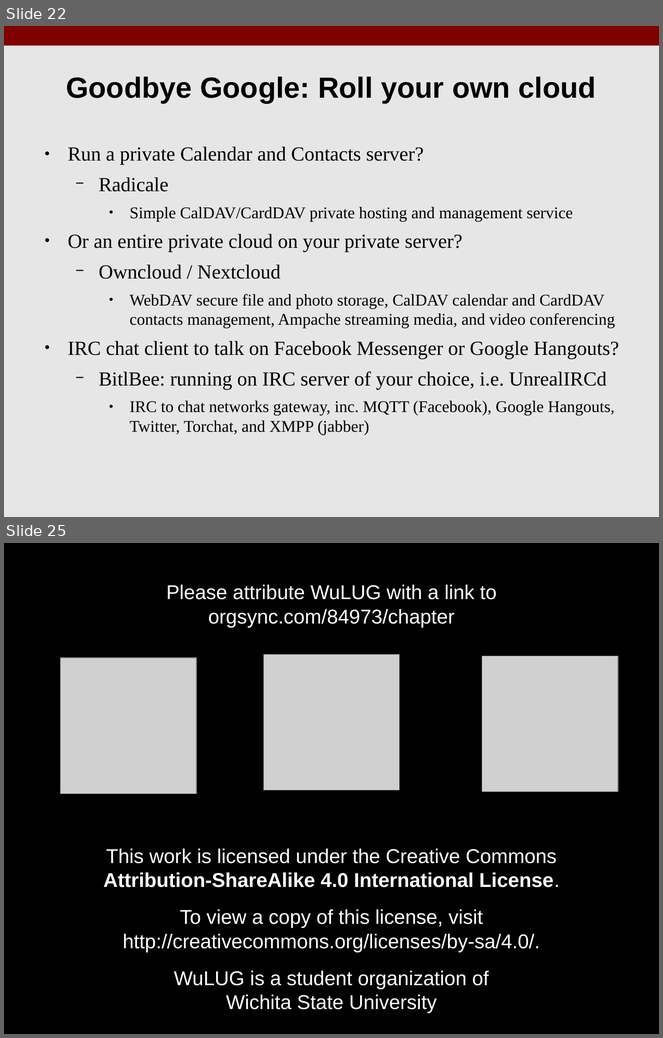
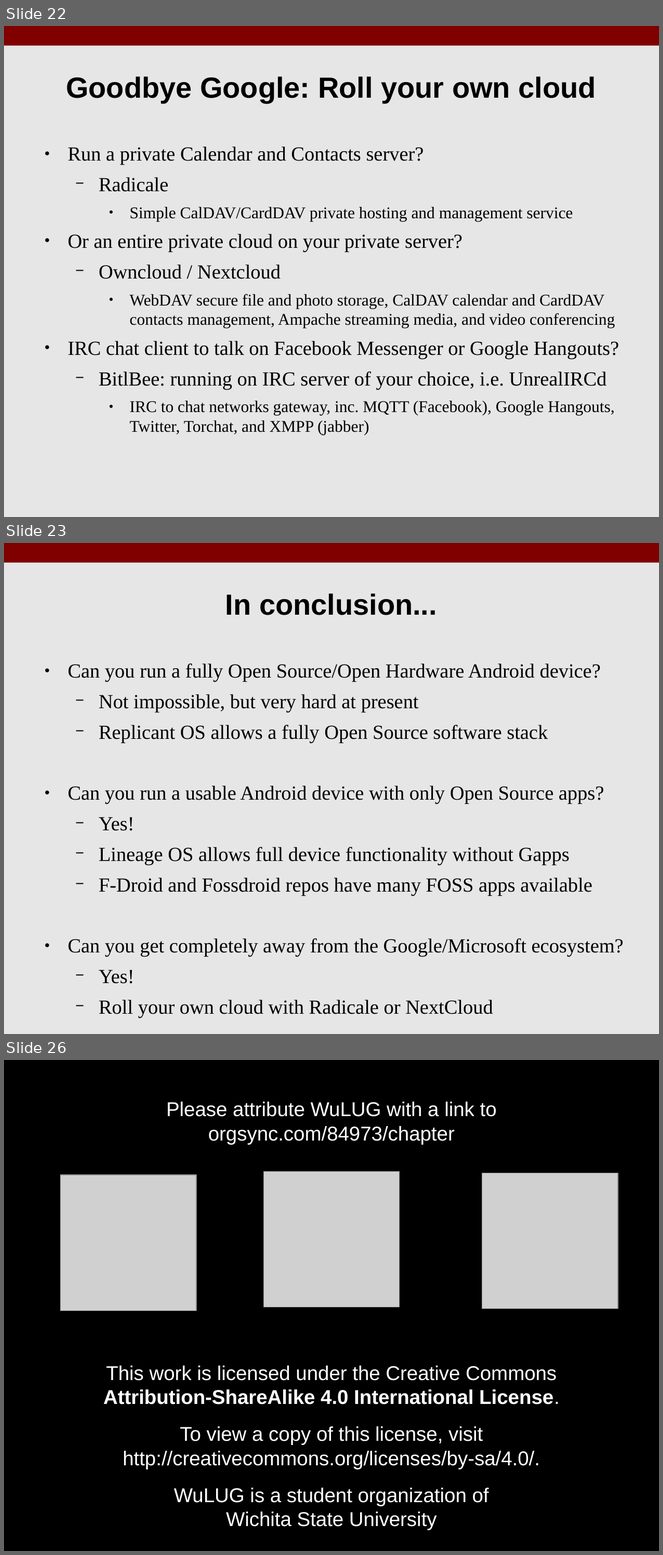
Before and after one commit to benroose/presentations, a slide deck: open_source_android/KLF17_Open_Source_Android.odp. Shown one above the other, each under a label of ours: slides 22 and 25 before the commit, slides 22, 23 and 26 after it; the slides between them are not shown. The pictures are 663x1038 and 663x1555 pixels, drawn with LibreOffice and Linux fonts; fonts in the diff are those of the drawing; grey boxes stand for pictures. Boxes give left, top, right and bottom in pixels: in the first picture for what was removed or moved away, otherwise in the second. Text is boxed around its words. In the diff, an @@ line names an element or a change of style, - is before the commit and + after.

Commit message:
updates to android pres slides

```diff
--- a/open_source_android/KLF17_Open_Source_Android.odp
+++ b/open_source_android/KLF17_Open_Source_Android.odp
@@ slide 23 added at bbox=[4, 543, 659, 1034], background #E6E6E6; not listed: 1 template element that a slide beside it also shows @@
@@ title added at bbox=[226, 593, 437, 615], 32 pt, text #000000, bold @@
+In conclusion...
@@ text added at bbox=[68, 664, 624, 1018], 22 pt, text #000000 @@
+● Can you run a fully Open Source/Open Hardware Android device?
+  − Not impossible, but very hard at present
+  − Replicant OS allows a fully Open Source software stack
+● Can you run a usable Android device with only Open Source apps?
+  − Yes!
+  − Lineage OS allows full device functionality without Gapps
+  − F-Droid and Fossdroid repos have many FOSS apps available
+● Can you get completely away from the Google/Microsoft ecosystem?
+  − Yes!
+  − Roll your own cloud with Radicale or NextCloud
@@ what was slide 25 is now slide 26 @@
```
Also in this commit, not shown: 1 slide changed, 1 other file.
